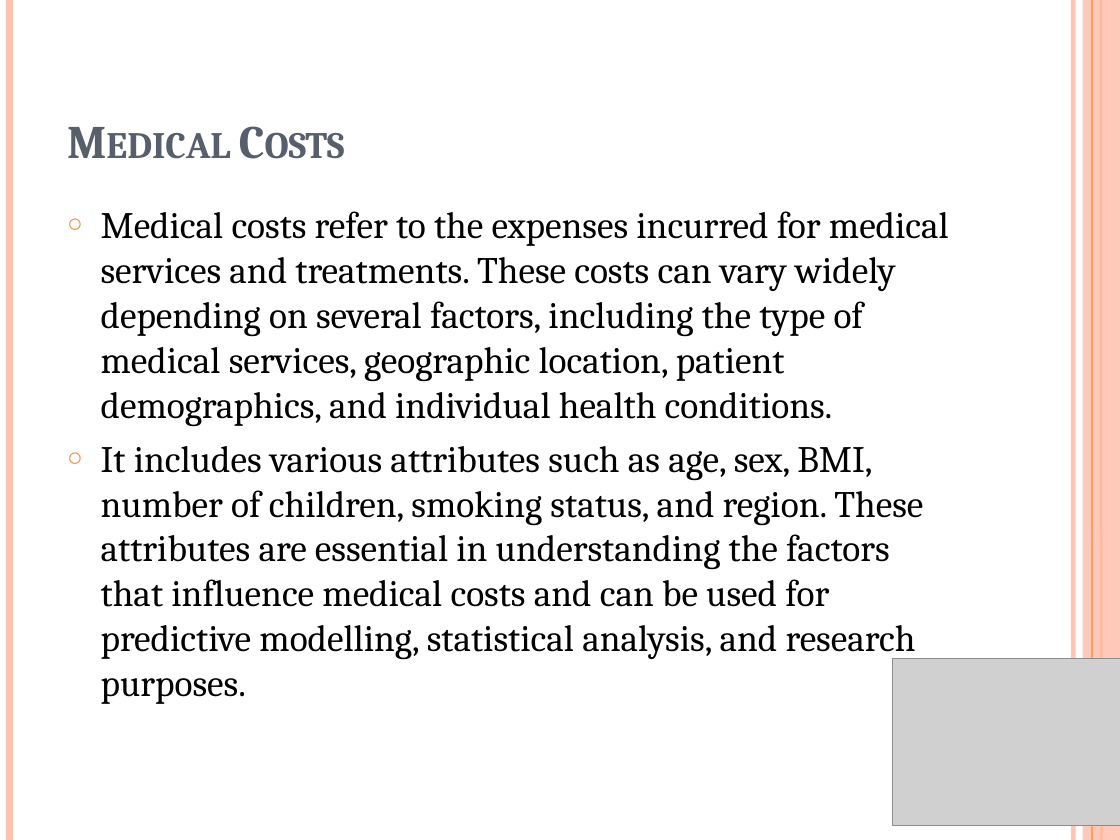
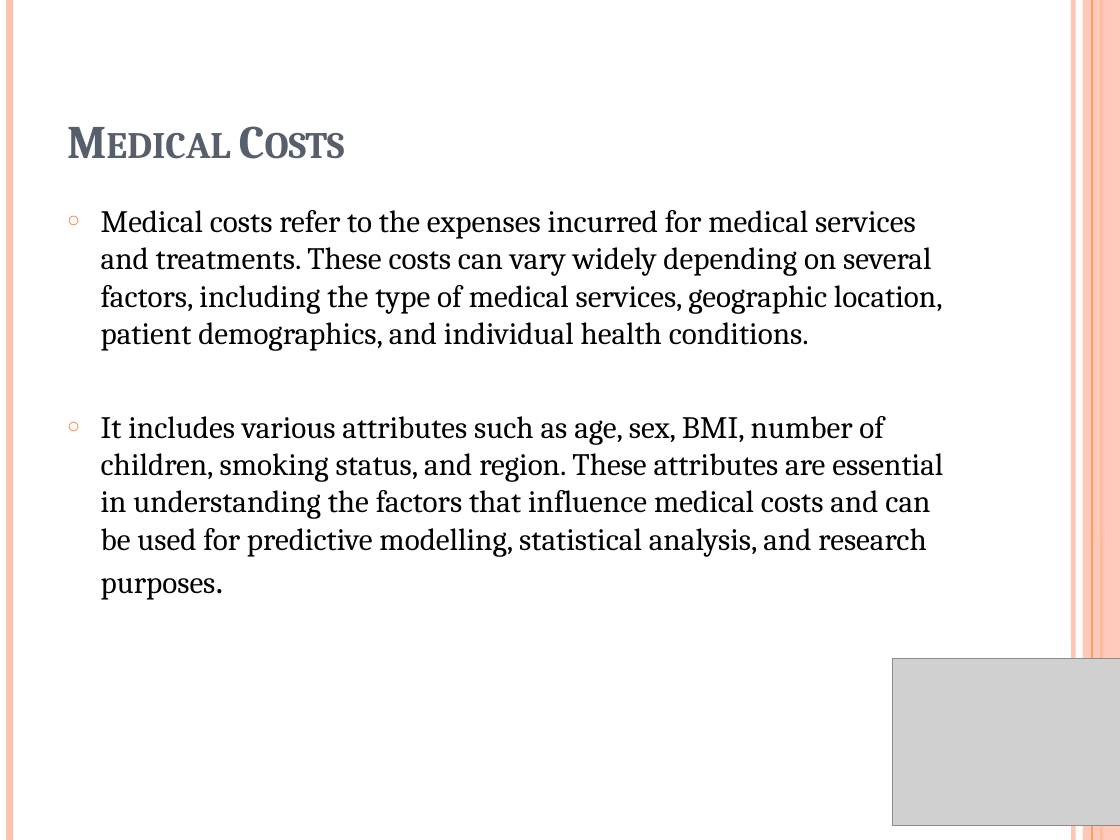
Before and after one commit to pvigneswari/Assessments, a slide deck: slide 2 of Project/Load/Health care.pptx. Drawn at 1120x840 pixels with LibreOffice and Linux fonts; fonts in the diff are those of the drawing; grey boxes stand for pictures. Boxes give left, top, right and bottom in pixels: in the first picture for what was removed or moved away, otherwise in the second. Text is boxed around its words. In the diff, an @@ line names an element or a change of style, - is before the commit and + after.

```diff
--- a/Project/Load/Health care.pptx
+++ b/Project/Load/Health care.pptx
@@ text "Medical costs refer to the ..." at <box>101,210,943,600</box>: size 24 to 20 pt @@
```
Also in this commit, not shown: 17 other files.
